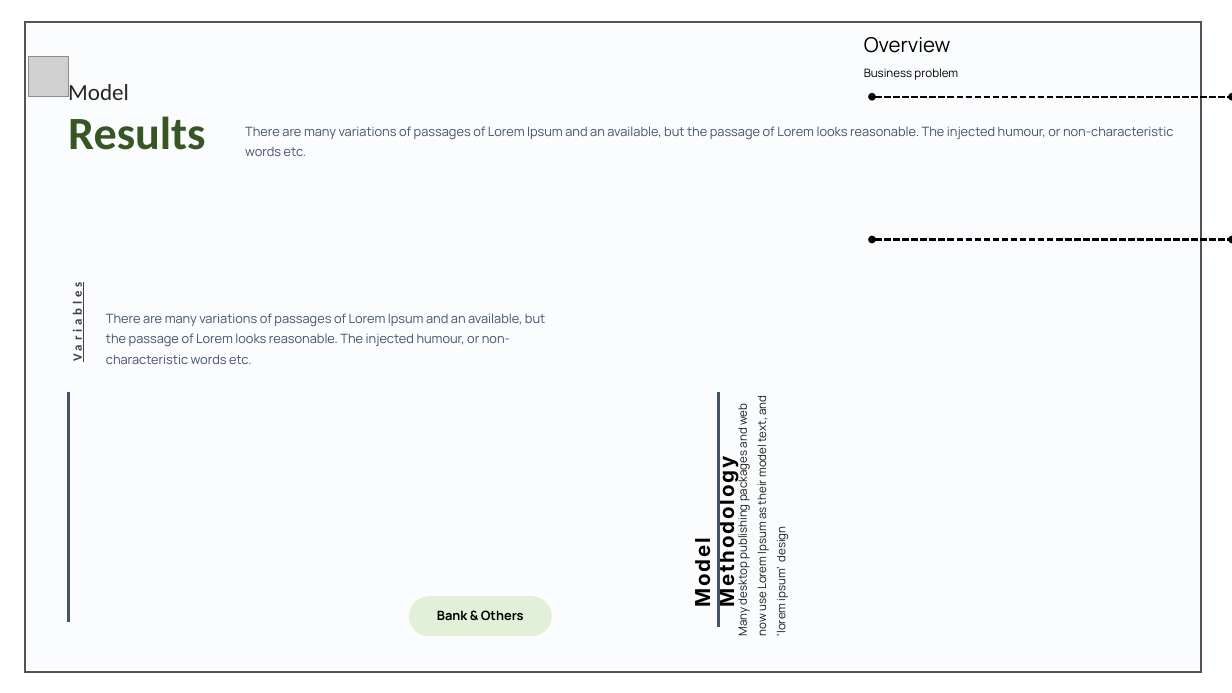
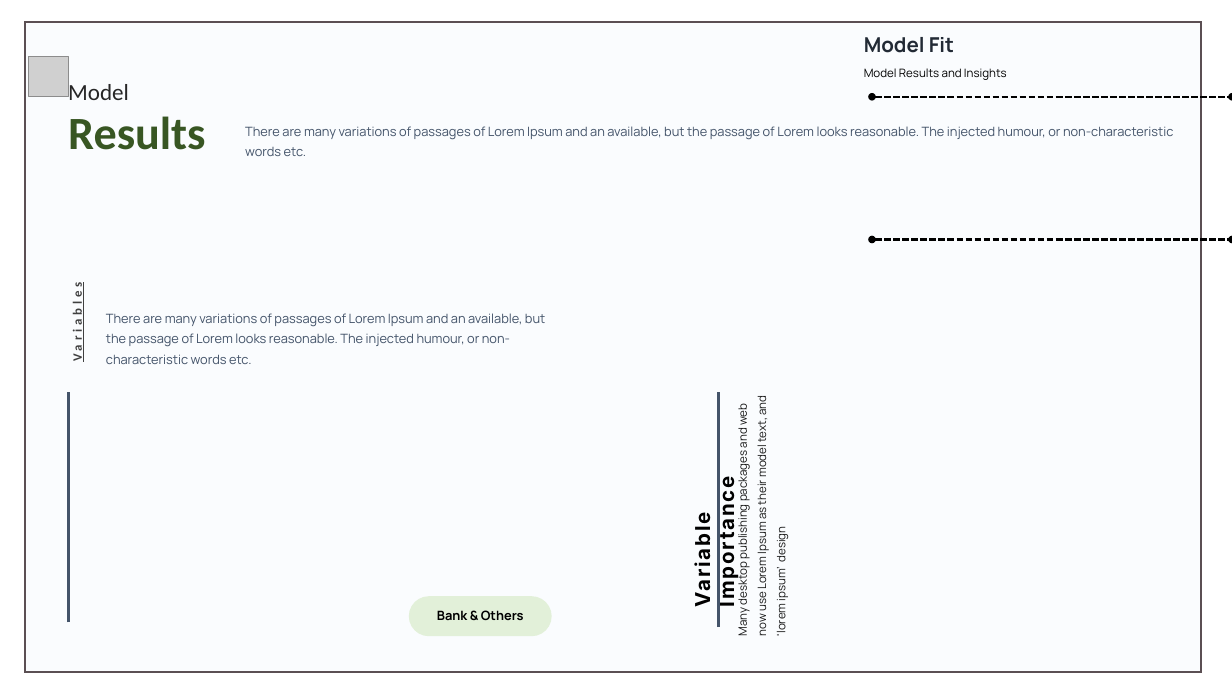
Before and after one commit to DwaipayanDutta/SAS_Data_model-Sample, a slide deck: slide 6 of Presentation/Model_Presentation.pptx. Drawn at 1232x693 pixels with LibreOffice and Linux fonts; fonts in the diff are those of the drawing; grey boxes stand for pictures. Boxes give left, top, right and bottom in pixels: in the first picture for what was removed or moved away, otherwise in the second. Text is boxed around its words. In the diff, an @@ line names an element or a change of style, - is before the commit and + after.

```diff
--- a/Presentation/Model_Presentation.pptx
+++ b/Presentation/Model_Presentation.pptx
@@ text at [864,37,954,53]: text changed; text colour #000000 to #222A35; bold on @@
-Overview
+Model Fit
@@ text at [864,68,1007,80]: text changed @@
-Business problem
+Model Results and Insights
@@ text at [690,521,715,604]: text changed @@
-Model Methodology
+Variable Importance
```
Also in this commit, not shown: 3 other slides changed.
